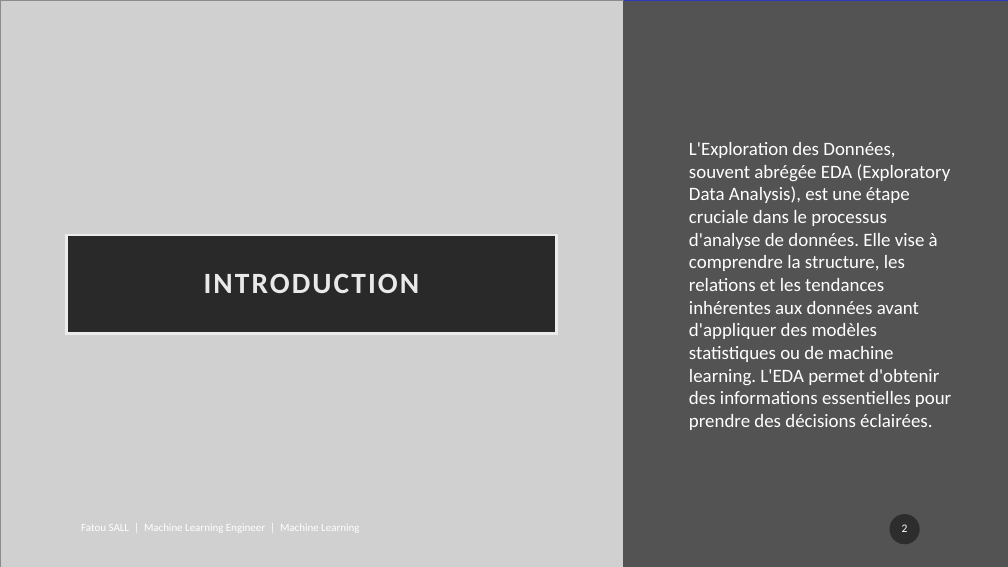
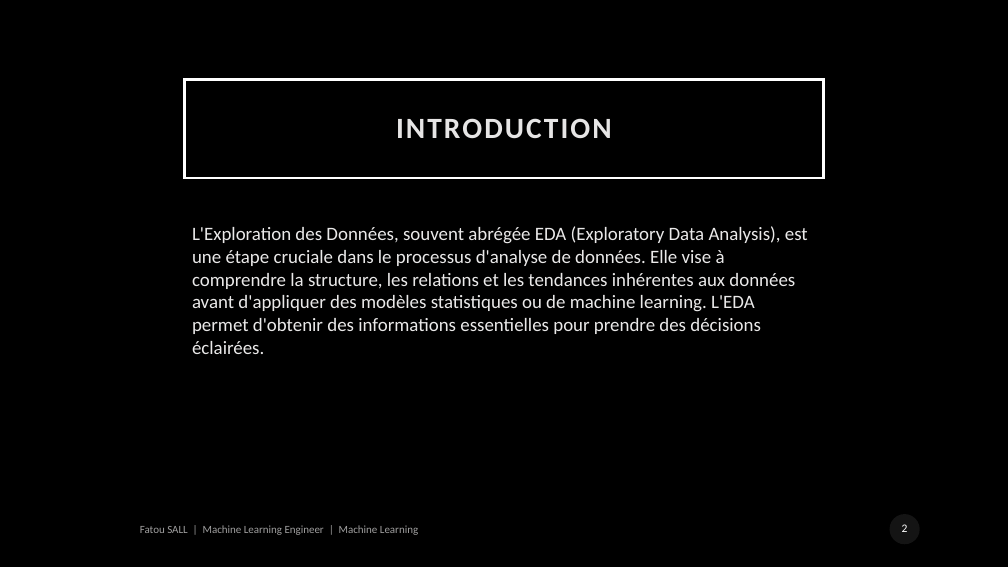
Before and after one commit to sallfatima/analyse_donnees, a slide deck: slide 2 of EDA.pptx. Drawn at 1008x567 pixels with LibreOffice and Linux fonts; fonts in the diff are those of the drawing; grey boxes stand for pictures; background and template pictures are left out. Boxes give left, top, right and bottom in pixels: in the first picture for what was removed or moved away, otherwise in the second. Text is boxed around its words. In the diff, an @@ line names an element or a change of style, - is before the commit and + after.

```diff
--- a/EDA.pptx
+++ b/EDA.pptx
@@ background #162CF8 to picture (left out) @@
@@ picture removed at <box>0,0,623,567</box> @@
@@ rectangle removed at <box>623,1,1008,567</box> @@
@@ title "INTRODUCTION": place and size @@
-title "INTRODUCTION" at <box>67,235,557,333</box>
+title "INTRODUCTION" at <box>185,79,823,178</box>
@@ title "INTRODUCTION" at <box>185,79,823,178</box>: text colour #EAE9E9 to #E6E5E5; fill #000000 at 80% opacity to none; outline #ECECEC 2.5 pt to #FFFFFF 2.5 pt @@
@@ text "L'Exploration des Données, souvent abrégée ...": place and size @@
-text "L'Exploration des Données, souvent abrégée ..." at <box>689,142,951,430</box>
+text "L'Exploration des Données, souvent abrégée ..." at <box>192,226,808,354</box>
@@ text "L'Exploration des Données, souvent abrégée ..." at <box>192,226,808,354</box>: text colour #FFFFFF to #EAE9E9; vertical alignment middle to top @@
@@ text "Fatou SALL | Machine Learning ...": place and size @@
-text "Fatou SALL | Machine Learning ..." at <box>81,524,359,531</box>
+text "Fatou SALL | Machine Learning ..." at <box>140,525,418,535</box>
@@ text "Fatou SALL | Machine Learning ..." at <box>140,525,418,535</box>: text colour #FFFFFF to #E6E5E5 at 70% opacity @@
```
Also in this commit, not shown: 4 other slides changed, 40 other files.
